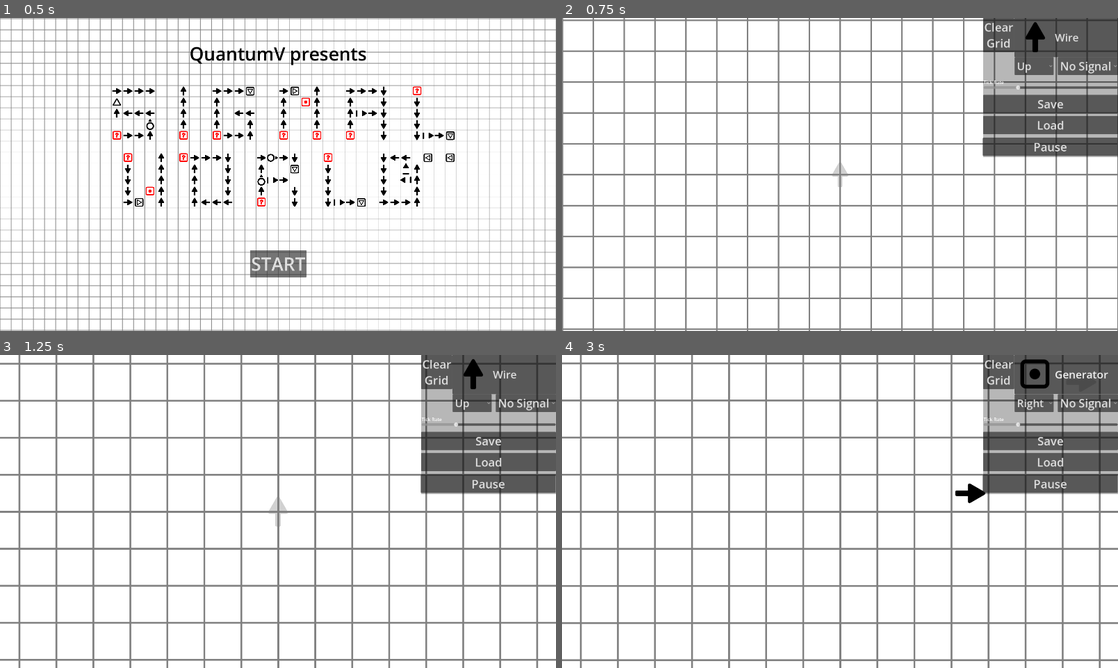
Above: before the commit, frames 1-4 (two rows, left to right).
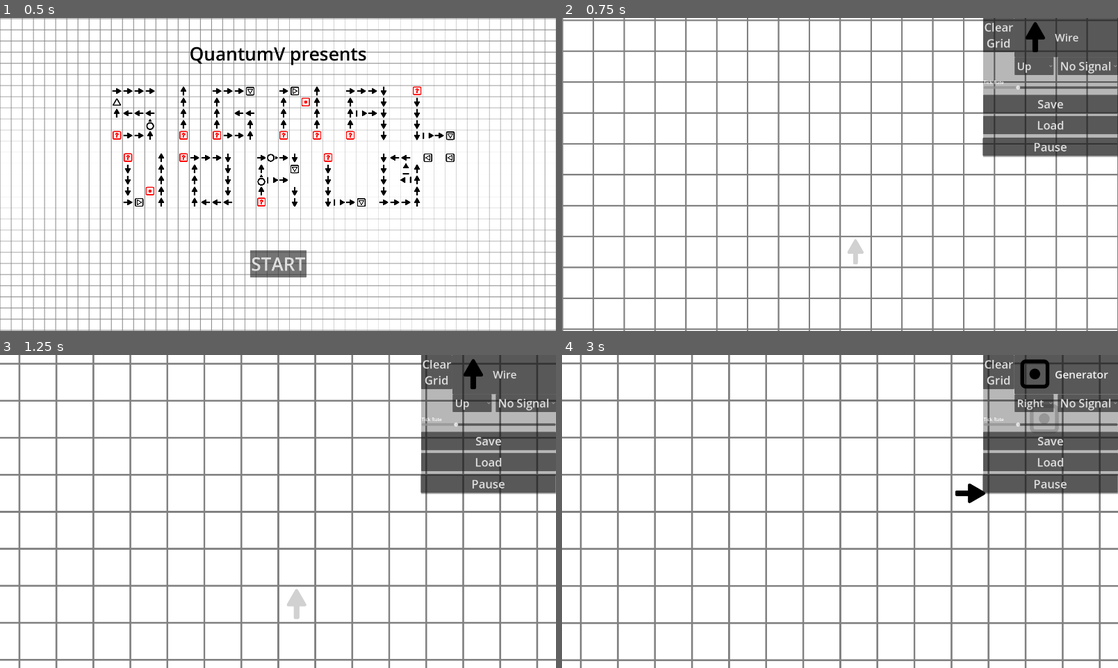
Above: after the commit, the same moments.

Repository: QuantumV2/SignalWorld
Game: Godot game, scene res://Scenes/TitleScreen.tscn
Same seed, same stepped clock (60 frames per second), same inputs: the game is played once before the commit and once after it.
Inputs (mouse positions are in pixels of both pictures, inside the frame that each line leads up to):
- Up to frame 1 (0.5 s): no input
- Up to frame 2 (0.75 s): click "START" at 0.5 s
- Up to frame 3 (1.25 s): no input
- Up to frame 4 (3 s): tap Enter (enter) at 1.25 s; move the mouse to (962, 495) at 1.27 s; hold D (right) 1.28-2 s; hold Enter (enter) 1.28-2 s; click (962, 495) at 1.42 s; click "Wire" at 2 s; click "Right" at 2.75 s

Frame 1 is identical in both runs. In frame 2, 0.2% of the frame differs, in the area x 48-55%, y 46-79%; in frame 3, 0.3%, in the area x 48-56%, y 45-85%; in frame 4, 0.1%.

Commit message:
bad hacky stuff

Diff:
--- a/Scripts/GameHandler.gd
+++ b/Scripts/GameHandler.gd
@@ -34,16 +34,16 @@
 			%CellMap.set_cell(Vector2i(x,y)+rct.position)
 			%ColorMap.set_cell(Vector2i(x,y)+rct.position)
 
-func display_cell_preview(event: InputEvent = null):
-	if event:
-		var camera_zoom = %Camera2D.zoom
-		var origin_pos = %CamOrigin.position
-		var event_pos = event.position / camera_zoom + origin_pos - get_viewport().get_visible_rect().size / (2 * camera_zoom)
-
-		var cell_size = Vector2(128, 128)
-		var half_cell = cell_size / 2
-
-		%PreviewCell.position = (event_pos / cell_size).floor() * cell_size + half_cell
+func display_cell_preview():
+
+	var camera_zoom = %Camera2D.zoom
+	var origin_pos = %CamOrigin.position
+	var event_pos = get_viewport().get_mouse_position() / camera_zoom + origin_pos - get_viewport().get_visible_rect().size / (2 * camera_zoom)
+
+	var cell_size = Vector2(128, 128)
+	var half_cell = cell_size / 2
+
+	%PreviewCell.position = (event_pos / cell_size).floor() * cell_size + half_cell
 
 	var selected_texture = %CellOptions.get_item_icon(%CellOptions.selected)
 	if %PreviewCell.texture != selected_texture:
--- a/Scripts/cam_origin.gd
+++ b/Scripts/cam_origin.gd
@@ -15,8 +15,9 @@
 	set_physics_process(true)
 
 func _input(event: InputEvent) -> void:
+
 	if event is InputEventMouseMotion:
-		%GameHandler.display_cell_preview(event)
+
 		if event.button_mask == MOUSE_BUTTON_MASK_MIDDLE:
 			position -= event.relative / %Camera2D.zoom
 		if not %UI.mouse_over:
@@ -43,4 +44,5 @@
 
 func _physics_process(delta: float) -> void:
 	%Camera2D.zoom = lerp(%Camera2D.zoom, _target_zoom * Vector2.ONE, ZOOM_RATE * delta)
+
 	set_physics_process(not is_equal_approx(%Camera2D.zoom.x, _target_zoom))
--- a/Scripts/ui.gd
+++ b/Scripts/ui.gd
@@ -44,8 +44,10 @@
 		%RotationOptions.selected = 1
 	elif event.is_action_pressed("down"):
 		%RotationOptions.selected = 2
+	#%GameHandler.display_cell_preview()
+
+func _physics_process(delta: float) -> void:
 	%GameHandler.display_cell_preview()
-
 func _on_pause_pressed() -> void:
 	%GameHandler.paused = !%GameHandler.paused
 	pass # Replace with function body.
